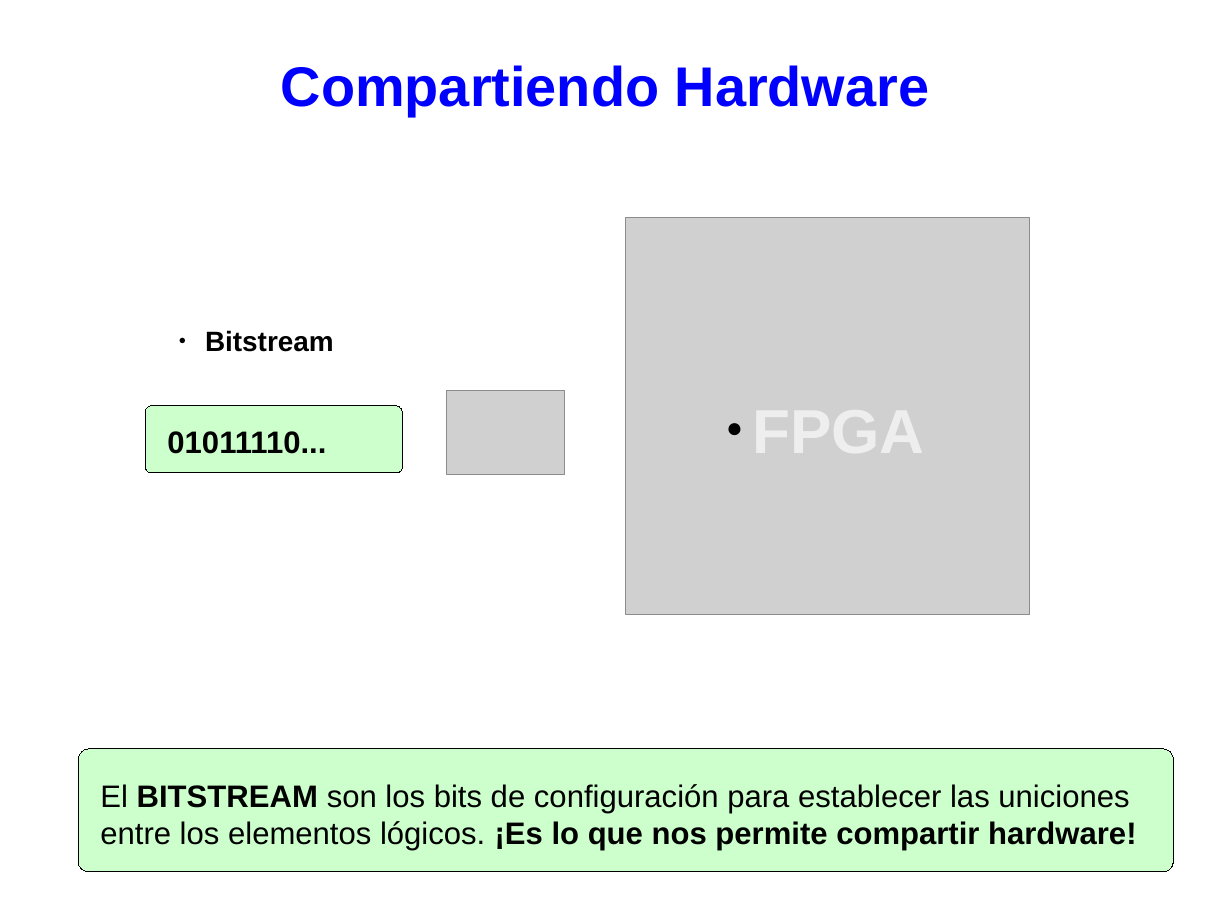
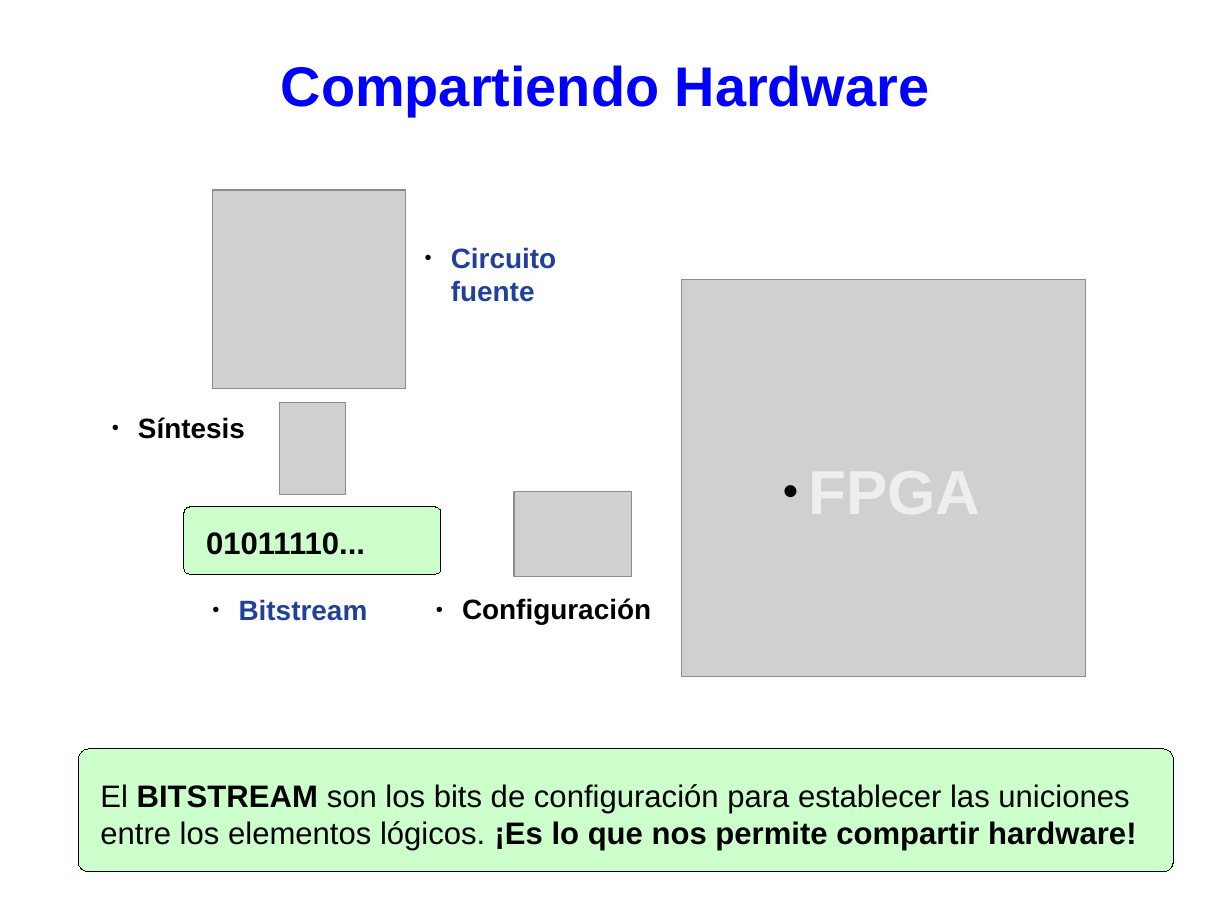
Before and after one commit to Obijuan/myslides, a slide deck: slide 8 of 2019-09-23-dia-soft-libre-URJC/2019-09-23-dia-soft-libre-URJC.odp. Drawn at 1232x924 pixels with LibreOffice and Linux fonts; fonts in the diff are those of the drawing; grey boxes stand for pictures. Boxes give left, top, right and bottom in pixels: in the first picture for what was removed or moved away, otherwise in the second. Text is boxed around its words. In the diff, an @@ line names an element or a change of style, - is before the commit and + after.

Commit message:
OfiLibre-URJC-2019: Final slides

```diff
--- a/2019-09-23-dia-soft-libre-URJC/2019-09-23-dia-soft-libre-URJC.odp
+++ b/2019-09-23-dia-soft-libre-URJC/2019-09-23-dia-soft-libre-URJC.odp
@@ picture added at [212, 190, 406, 389] @@
@@ text added at [451, 247, 556, 302], 18 pt, text #21409A, bold @@
+● Circuito fuente
@@ picture: place and size @@
-picture at [626, 218, 1030, 615]
+picture at [682, 279, 1086, 676]
@@ text added at [138, 417, 245, 439], 18 pt, text #000000, bold @@
+● Síntesis
@@ picture added at [279, 403, 345, 495] @@
@@ rounded rectangle: place and size @@
-rounded rectangle at [145, 406, 402, 473]
+rounded rectangle at [184, 508, 442, 575]
@@ picture: place and size @@
-picture at [447, 390, 566, 475]
+picture at [514, 492, 633, 577]
@@ text "01011110...": place and size @@
-text "01011110..." at [167, 431, 326, 454]
+text "01011110..." at [206, 532, 365, 555]
@@ text "Bitstream": place and size @@
-text "Bitstream" at [205, 330, 334, 352]
+text "Bitstream" at [239, 599, 368, 621]
@@ text "Bitstream" at [239, 599, 368, 621]: text colour #000000 to #21409A @@
@@ text added at [462, 598, 651, 625], 18 pt, text #000000, bold @@
+● Configuración
```
Also in this commit, not shown: 2 other files.
